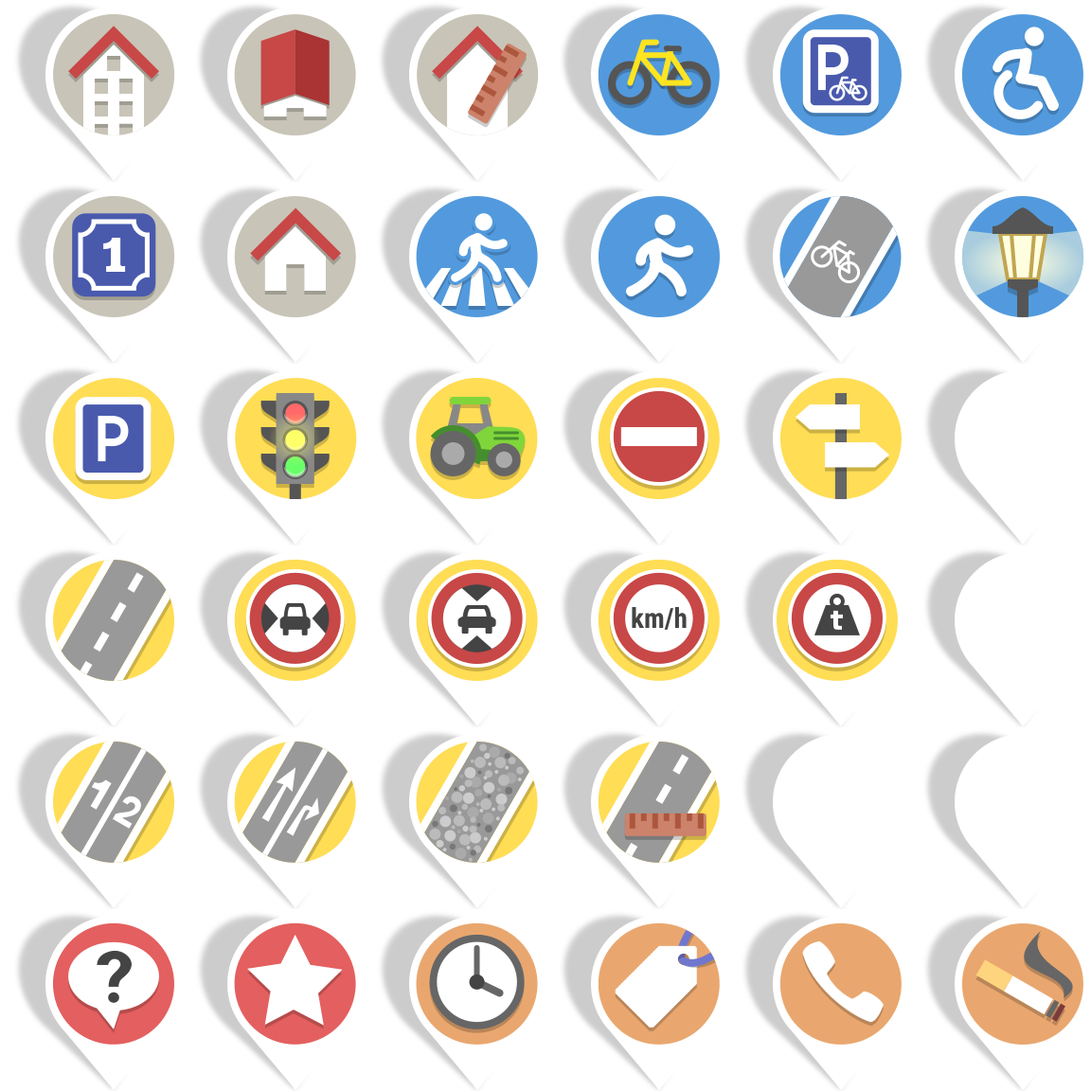
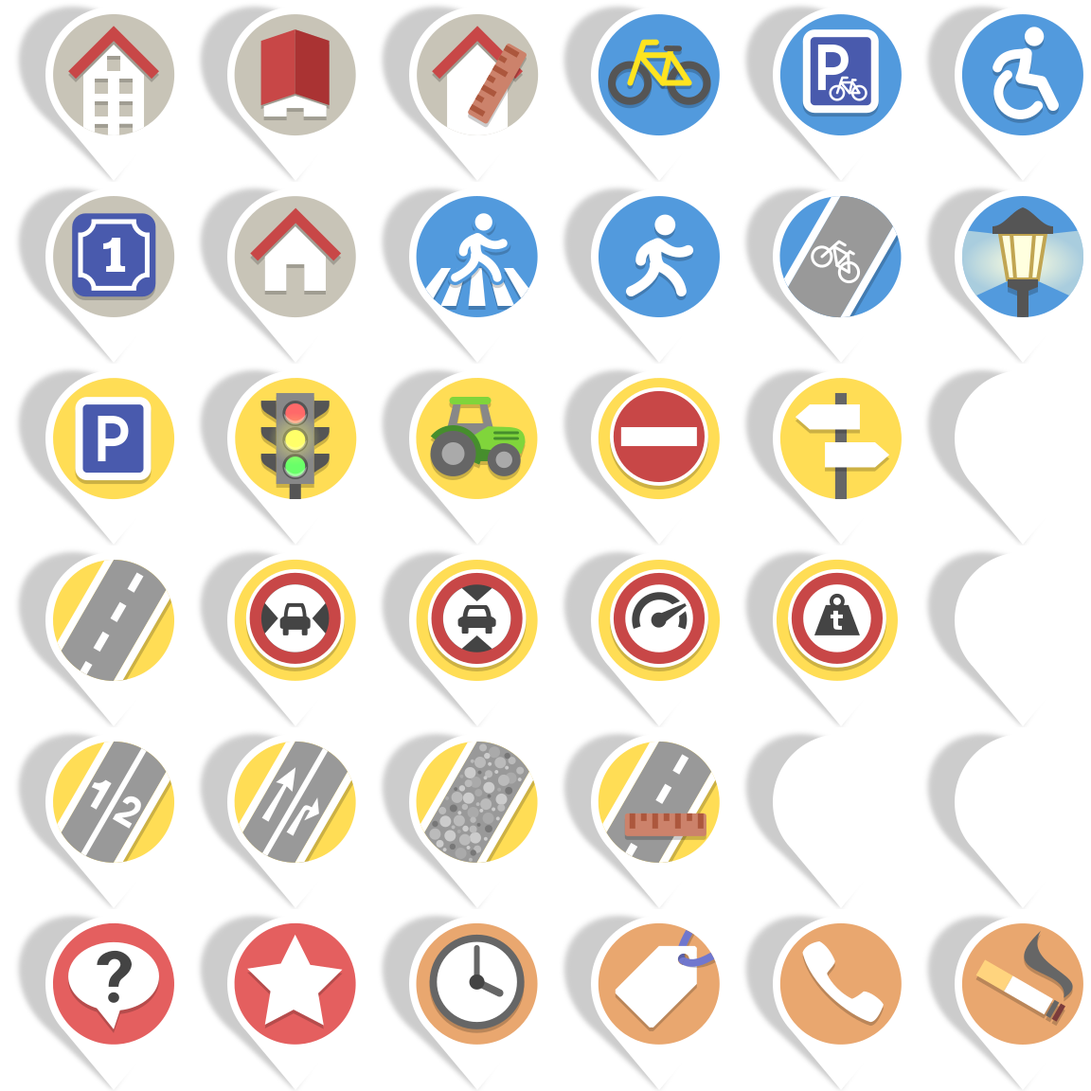
Layered file, before and after one edit (1091 x 1091). Changes by layer:
painted on "quest_icons.svg.png" over [597,559,721,682]
